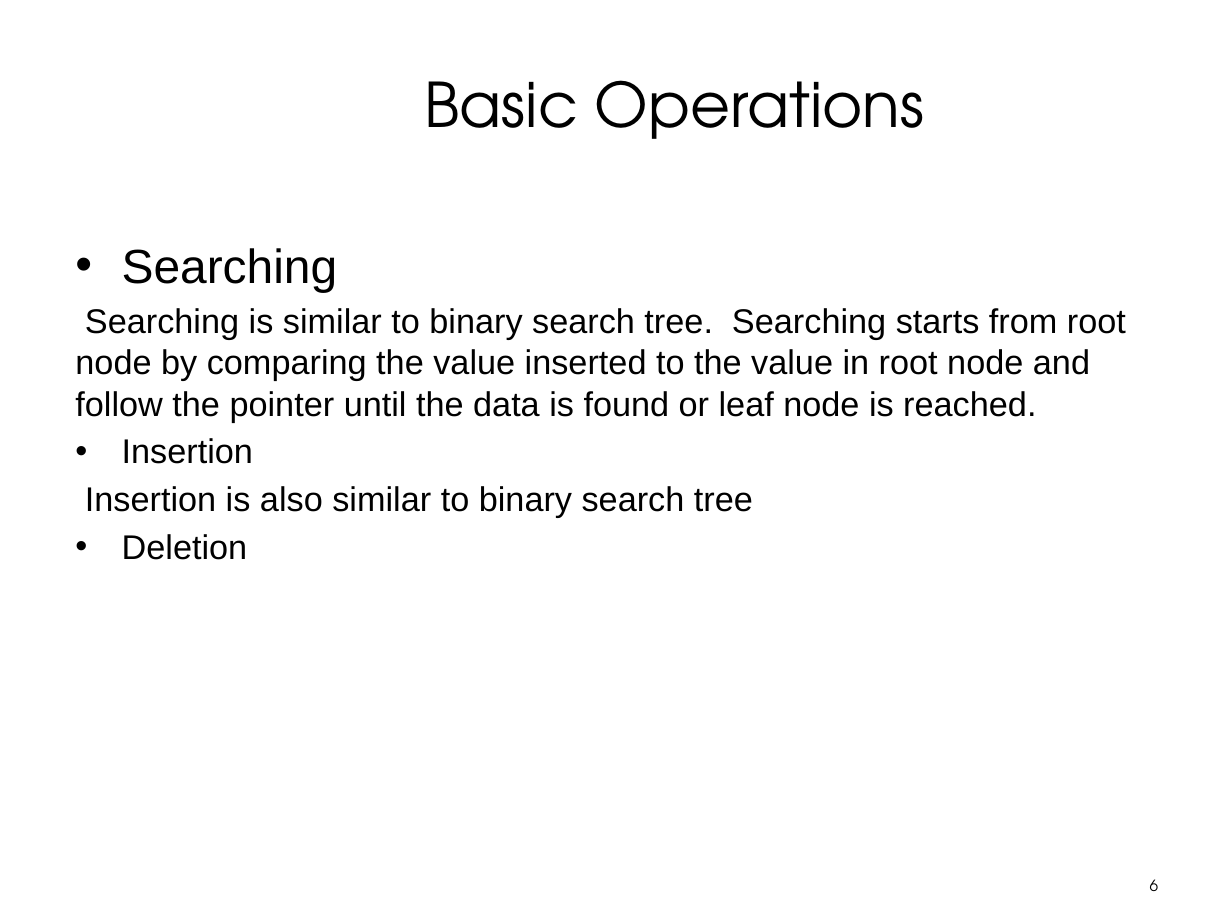
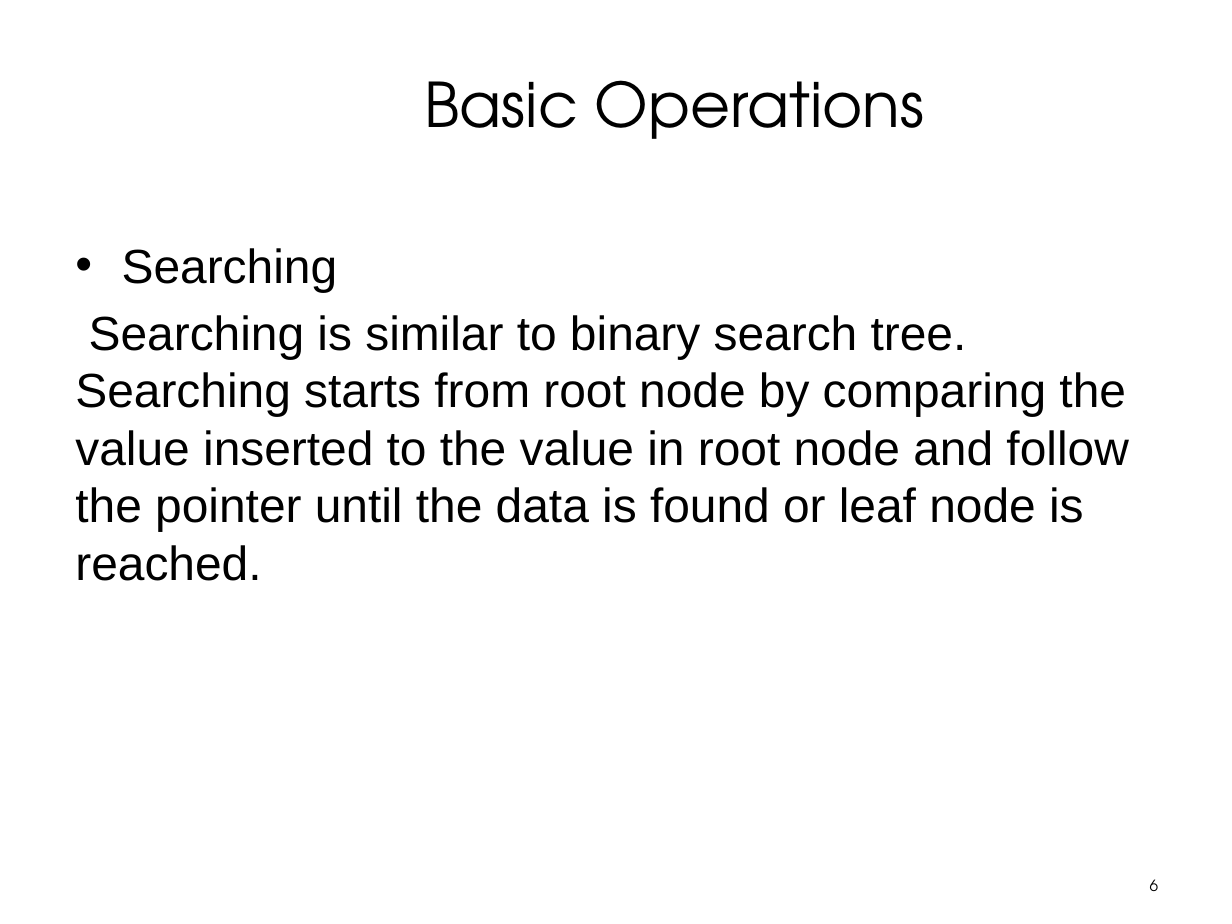
Before and after one commit to praash47/dsa, a slide deck: slide 6 of red_black_tree.pptx. Drawn at 1232x924 pixels with LibreOffice and Linux fonts; fonts in the diff are those of the drawing; background and template pictures are left out. Boxes give left, top, right and bottom in pixels: in the first picture for what was removed or moved away, otherwise in the second. Text is boxed around its words. In the diff, an @@ line names an element or a change of style, - is before the commit and + after.

```diff
--- a/red_black_tree.pptx
+++ b/red_black_tree.pptx
@@ text at [75,315,1128,581]: size 20 to 28 pt; more space between paragraphs @@
@@ text at [85,438,753,560]: paragraphs removed @@
-• Insertion
-Insertion is also similar to binary search tree
-• Deletion
```
Also in this commit, not shown: 1 other slide changed, 2 slides added.
